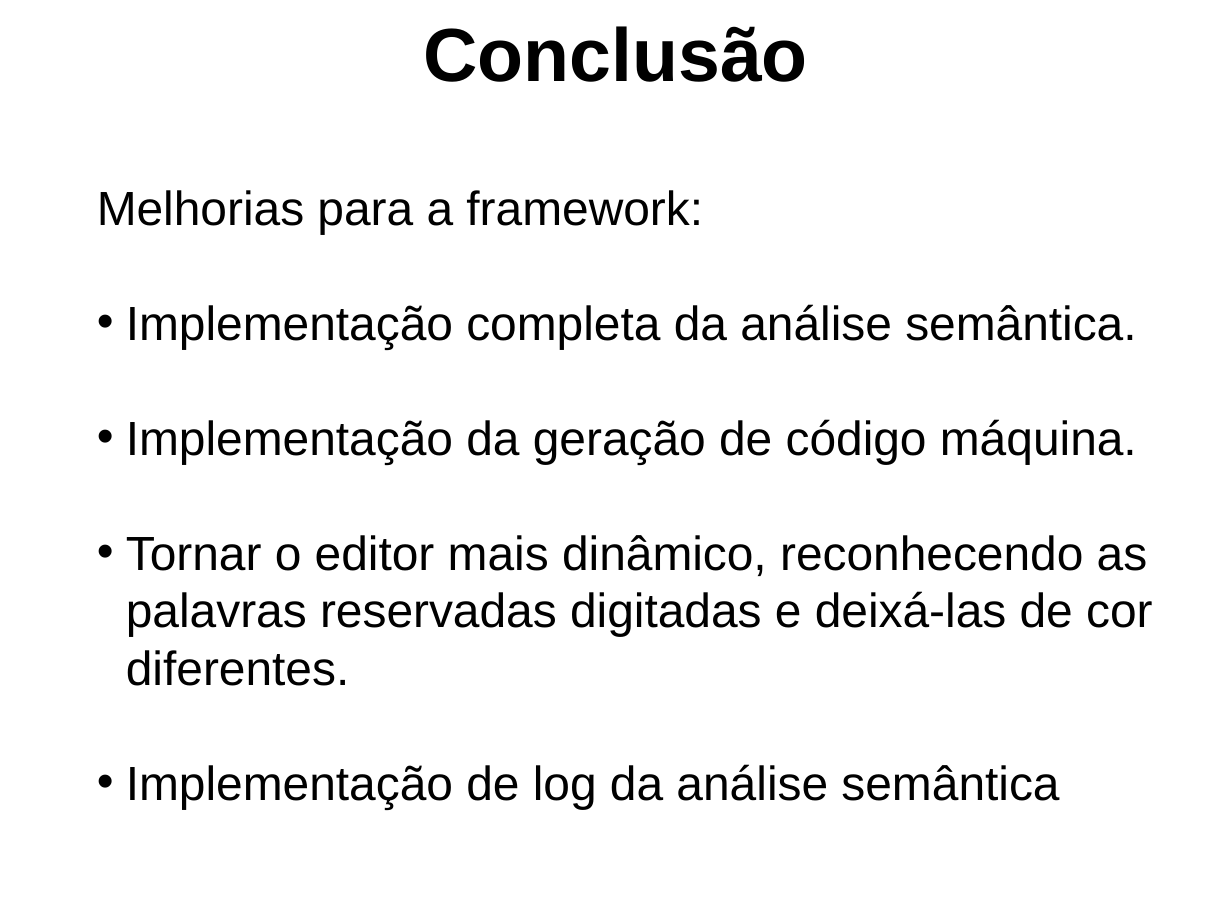
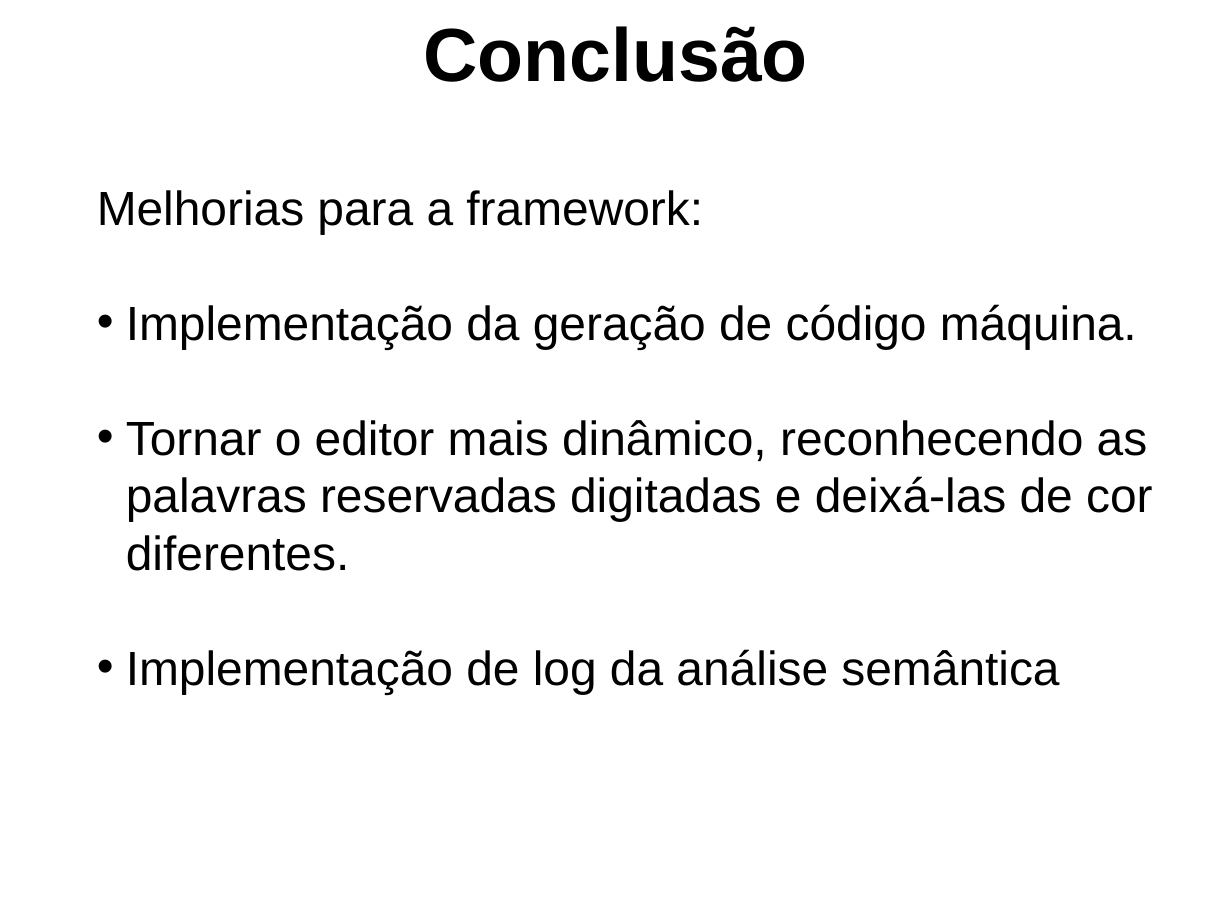
Before and after one commit to GabrielPRDF/TCC_Interpretador, a slide deck: slide 22 of Documentos/ApresentacaoTCC.ppt (slide 20 before the commit). Drawn at 1232x924 pixels with LibreOffice and Linux fonts; fonts in the diff are those of the drawing; background and template pictures are left out. Boxes give left, top, right and bottom in pixels: in the first picture for what was removed or moved away, otherwise in the second. Text is boxed around its words. In the diff, an @@ line names an element or a change of style, - is before the commit and + after.

```diff
--- a/Documentos/ApresentacaoTCC.ppt
+++ b/Documentos/ApresentacaoTCC.ppt
@@ text at box(126, 304, 1136, 349): paragraph removed @@
-• Implementação completa da análise semântica.
```
Also in this commit, not shown: 7 other slides changed, 2 slides added, 10 other files.
